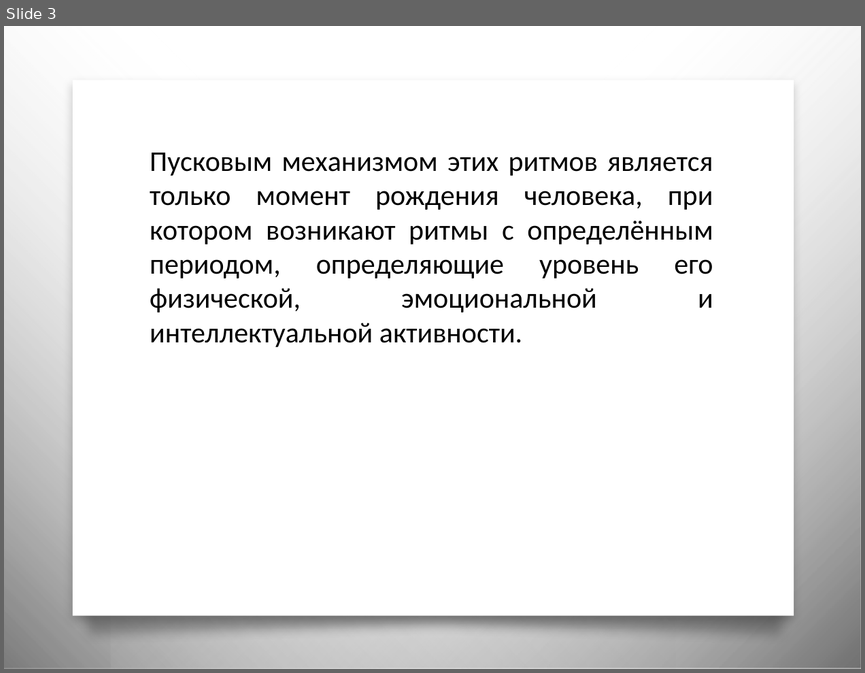
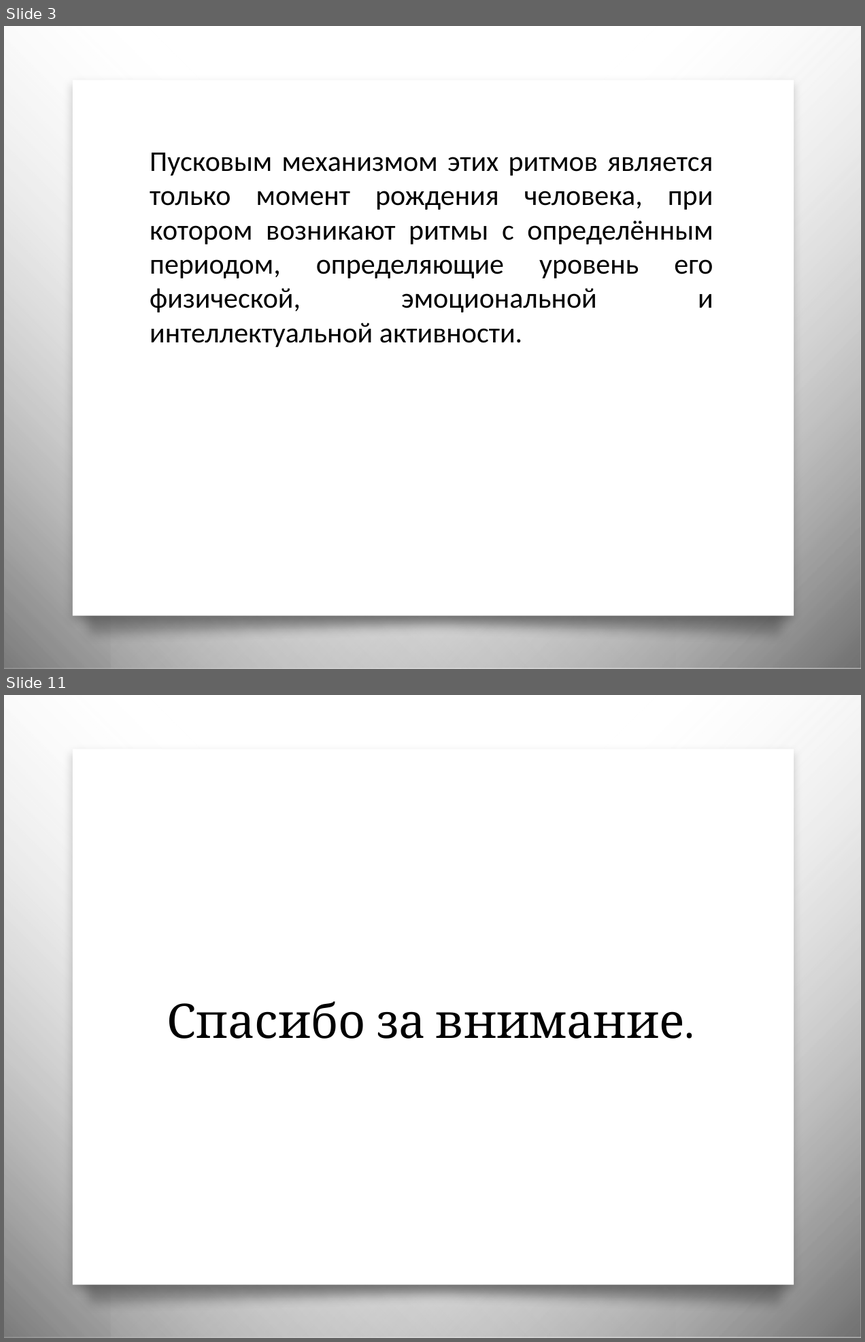
Before and after one commit to iterna1/BioRythms, a slide deck: BioRythms.pptx. Shown one above the other, each under a label of ours: slide 3 before the commit, slides 3 and 11 after it; the slides between them are not shown. The pictures are 865x673 and 865x1342 pixels, drawn with LibreOffice and Linux fonts; fonts in the diff are those of the drawing; background and template pictures are left out. Boxes give left, top, right and bottom in pixels: in the first picture for what was removed or moved away, otherwise in the second. Text is boxed around its words. In the diff, an @@ line names an element or a change of style, - is before the commit and + after.

```diff
--- a/BioRythms.pptx
+++ b/BioRythms.pptx
@@ slide 11 added at (4,695,861,1338), background picture (left out); not listed: 4 template elements that a slide beside it also shows @@
@@ title added at (167,1001,685,1038), 40 pt, text #000000 @@
+Спасибо за внимание.
```
Also in this commit, not shown: 6 slides changed, 2 other slides added, 2 slides removed.
